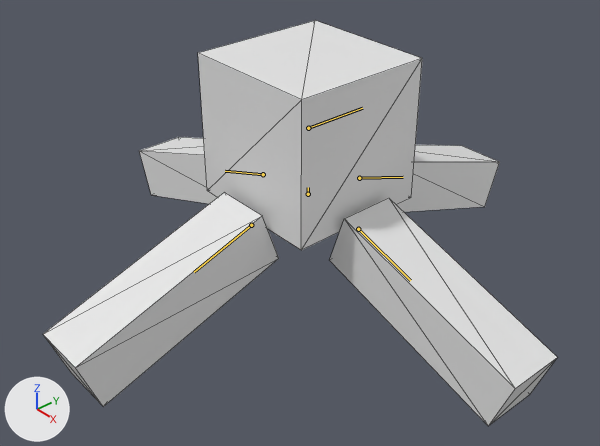
The Blender file Blender/bone_5bone.blend, before and after one commit.
Before and after are seen from a 50 mm lens placed at (7.5, -6.68, 4.66), pointed at (0.18, -0.31, -1.26). Every picture has the same lights, and +X, +Y and +Z are marked at lower left. Both versions are drawn at the pose saved in each file; the numbers are the values there. The bones that bend it are drawn over the model as lines. Mesh edges are drawn as thin lines.
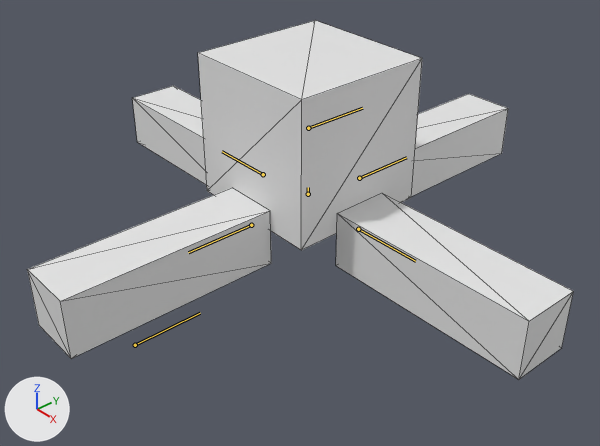
What differs and where, as boxes (x1, y1, x2, y2) in the pictures (600 x 446 px):
'Cube', posed (6% wider, 12% shorter): before (43, 20, 557, 426); after (27, 20, 573, 379)
bone 'R', root to tip: before (358, 229) to (410, 280); after (358, 229) to (415, 261)
bone 'B', root to tip: before (251, 225) to (194, 272); after (251, 225) to (188, 252)
bone 'L', root to tip: before (263, 174) to (225, 171); after (263, 174) to (222, 151)
bone 'T', root to tip: before (359, 178) to (403, 177); after (359, 178) to (406, 157)

Diff of the bpy script that builds the scene:
```diff
--- a/Blender/bone_5bone.blend.py
+++ b/Blender/bone_5bone.blend.py
@@ bone_r @@
 bone_r = bpy.data.objects['Armature'].pose.bones['R']  # child of 'M'
-bone_r.rotation_quaternion = (0.771, 0.0, 0.0, -0.553)  # degrees (0, 0, -71)
+bone_r.rotation_quaternion = (0.707, 0.0, 0.0, -0.707)  # degrees (0, 0, -90)
@@ bone_b @@
 bone_b = bpy.data.objects['Armature'].pose.bones['B']  # child of 'M'
-bone_b.rotation_quaternion = (0.771, -0.553, 0.0, 0.0)  # degrees (-71, 0, 0)
+bone_b.rotation_quaternion = (0.707, -0.707, 0.0, 0.0)  # degrees (-90, 0, 0)
@@ bone_l @@
 bone_l = bpy.data.objects['Armature'].pose.bones['L']  # child of 'M'
-bone_l.rotation_quaternion = (0.771, 0.0, 0.0, 0.553)  # degrees (0, 0, 71)
+bone_l.rotation_quaternion = (0.707, 0.0, 0.0, 0.707)  # degrees (0, 0, 90)
@@ bone_t @@
 bone_t = bpy.data.objects['Armature'].pose.bones['T']  # child of 'M'
-bone_t.rotation_quaternion = (0.771, 0.553, 0.0, 0.0)  # degrees (71, 0, 0)
+bone_t.rotation_quaternion = (0.707, 0.707, 0.0, 0.0)  # degrees (90, 0, 0)
```
